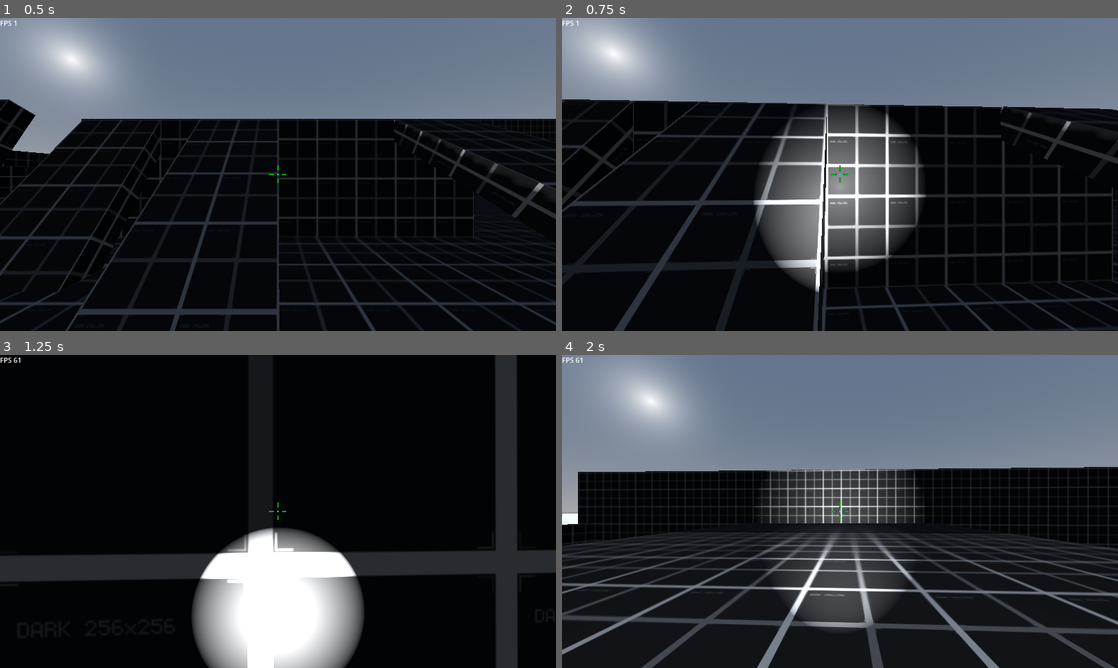
Above: before the commit, frames 1-4 (two rows, left to right).
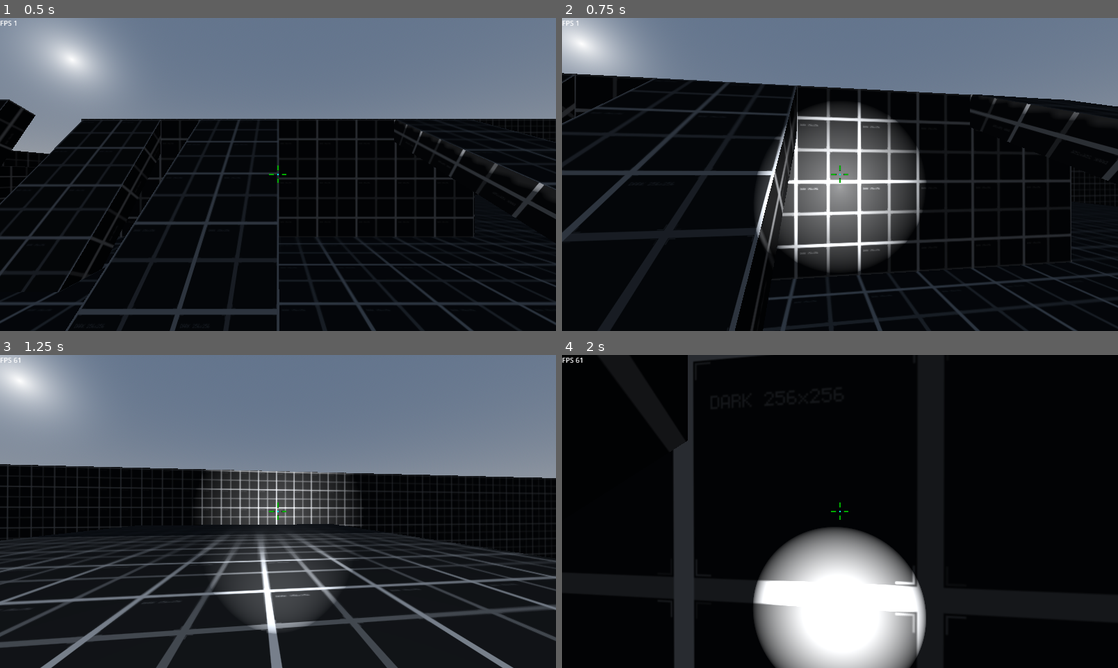
Above: after the commit, the same moments.

Repository: rbarongr/GodotFirstPersonController
Game: Godot game, scene res://Scenes/sandbox.tscn
Same seed, same stepped clock (60 frames per second), same inputs: the game is played once before the commit and once after it.
Inputs (mouse positions are in pixels of both pictures, inside the frame that each line leads up to):
- Up to frame 1 (0.5 s): no input
- Up to frame 2 (0.75 s): tap Enter at 0.5 s; move the mouse to (867, 174) at 0.52 s; hold W (move_forward) from 0.53 s (still down); tap F (flashlight_toggle) at 0.6 s
- Up to frame 3 (1.25 s): keep holding W (move_forward); tap Space (jump_default) at 0.77 s
- Up to frame 4 (2 s): keep holding W (move_forward); move the mouse to (812, 511) at 1.27 s; tap Mouse wheel down (mouse_wheel_down) at 1.35 s; tap Space (jump_default) at 1.52 s

Frame 1 is identical in both runs. In frame 2, 26% of the frame differs, in the area x 0-100%, y 0-100%; in frame 3, 65%; in frame 4, 65%.

Commit message:
fixing camera movement to not change with framerate

Diff:
--- a/Player/CameraFPC.gd
+++ b/Player/CameraFPC.gd
@@ -1,6 +1,7 @@
 class_name CameraFPC extends Camera3D
 
 @export_range(0.1, 9.25, 0.05, "or_greater") var camera_sens: float = 4
+@export_range(.5, 10, .5) var mouse_sens: float = 4
 
 var look_dir: Vector2 # Input direction for look/aim
 
@@ -9,20 +10,27 @@
 	print("ready")
 	pass # Replace with function body.
 
+func _unhandled_input(event: InputEvent) -> void:
+	if event is InputEventMouseMotion:
+		look_dir = event.relative * 0.0001 * mouse_sens
+		_rotate_camera()
+
 func _input(event: InputEvent) -> void:
-	if event is InputEventMouseMotion: look_dir = event.relative * 0.01
+	pass
 
 func _physics_process(delta: float) -> void:
-	#if player.is_mouse_captured:
-	_rotate_camera(delta)
-
-func _rotate_camera(delta: float, sens_mod: float = 1.0) -> void:
-	look_dir += Input.get_vector("look_left","look_right","look_up","look_down")
-
-	rotation.y -= look_dir.x * camera_sens * sens_mod * delta
-	rotation.x = clamp(rotation.x - look_dir.y * camera_sens * sens_mod * delta, -1.5, 1.5)
-
-	look_dir = Vector2.ZERO
+	_handle_joypad_camera_rotation(delta)
 
 func _process(delta: float):
 	pass
+
+func _rotate_camera(sens_mod: float = 1.0) -> void:
+	rotation.y -= look_dir.x * camera_sens * sens_mod
+	rotation.x = clamp(rotation.x - look_dir.y * camera_sens * sens_mod, -1.5, 1.5)
+
+func _handle_joypad_camera_rotation(delta: float, sens_mod: float = 1.0) -> void:
+	var joypad_dir: Vector2 = Input.get_vector("look_left","look_right","look_up","look_down")
+	if joypad_dir.length() > 0:
+		look_dir += joypad_dir * delta
+		_rotate_camera(sens_mod)
+		look_dir = Vector2.ZERO
--- a/Player/StateMachine.gd
+++ b/Player/StateMachine.gd
@@ -43,6 +43,7 @@
 # Called every frame. 'delta' is the elapsed time since the previous frame.
 func _process(delta):
 	state.process(delta)
+	print(state)
 
 
 func set_state(state: State) -> void:
--- a/Player/player.gd
+++ b/Player/player.gd
@@ -49,13 +49,14 @@
 	if ladder_counter <= 0:
 		match state_machine.get_state_previous():
 			state_movement_land:
-				print("a")
+				print("a: back to land")
 				on_land_entered()
 			state_movement_water:
-				print("b")
-				on_water_entered()
+				print("b: back to water")
+				#on_water_entered()
+				state_machine.set_state(state_movement_water)
 			state_movement_ladder:
-				print("c")
+				print("c: still on ladder")
 			_:
 				print("wtf")
 
@@ -63,16 +64,28 @@
 func on_water_entered():
 	print("water entered")
 
-	var velocities = state_machine.get_velocities()
+	match state_machine.get_state():
+		state_movement_land, state_movement_water:
+			print("_____ a")
+			var velocities = state_machine.get_velocities()
 
-	state_machine.set_state(state_movement_water)
-	state_machine.set_velocities(velocities)
+			state_machine.set_state(state_movement_water)
+			state_machine.set_velocities(velocities)
+
+		state_movement_ladder:
+			print("_____ b")
+			state_machine.set_state_previous(state_movement_water)
 
 #func on_water_exited(water: Water):
 func on_water_exited():
 	print("water exited")
 
-	var velocities = state_machine.get_velocities()
+	match state_machine.get_state():
+		state_movement_water:
+			var velocities = state_machine.get_velocities()
 
-	state_machine.set_state(state_movement_land)
-	state_machine.set_velocities(velocities)
+			state_machine.set_state(state_movement_land)
+			state_machine.set_velocities(velocities)
+
+		state_movement_ladder:
+			state_machine.set_state_previous(state_movement_land)
--- a/Player/player.tscn
+++ b/Player/player.tscn
@@ -45,10 +45,10 @@
 transform = Transform3D(1, 0, 0, 0, 1, 0, 0, 0, 1, 0, 0.00145996, 0)
 current = true
 fov = 80.0
-script = ExtResource("2_df1r6")
+script = ExtResource("2_blots")
 
 [node name="PlayerFlashlight" type="SpotLight3D" parent="CShapeHead/CameraFPC"]
-transform = Transform3D(1, 0, 0, 0, 1, 0, 0, 0, 1, 0, -0.197474, 0)
+transform = Transform3D(1, 0, 0, 0, 1, 0, 0, 0, 1, -0.000940442, -0.197474, 0)
 light_energy = 100.0
 light_size = 0.5
 shadow_enabled = true
@@ -134,33 +134,20 @@
 [node name="FPSCounter" type="Label" parent="."]
 offset_right = 40.0
 offset_bottom = 23.0
-script = ExtResource("8_c4ll4")
+script = ExtResource("8_ysv6l")
 
 [node name="StateMachine" type="Node3D" parent="."]
-script = ExtResource("9_87ucj")
+script = ExtResource("9_r1b43")
 initial_state = NodePath("MovementLand")
 
 [node name="MovementLand" type="Node3D" parent="StateMachine"]
 unique_name_in_owner = true
-script = ExtResource("10_bwbap")
-speed_run = null
-speed_walk = null
-speed_crouched = null
-speed_crouching = null
-player_height_default = null
-player_height_crouching = null
-acceleration = null
-allow_movement_while_jump = null
-jump_height_default = null
-jump_height_high = null
-jump_height_crouched = null
-jump_height_stairs = null
-jump_hold_allowed = null
+script = ExtResource("10_2m1ej")
 
 [node name="MovementWater" type="Node3D" parent="StateMachine"]
 unique_name_in_owner = true
-script = ExtResource("11_di6cg")
+script = ExtResource("11_hvv8t")
 
 [node name="MovementLadder" type="Node3D" parent="StateMachine"]
 unique_name_in_owner = true
-script = ExtResource("12_0xkq2")
+script = ExtResource("12_ys0sv")
--- a/Scenes/sandbox.tscn
+++ b/Scenes/sandbox.tscn
@@ -316,17 +316,20 @@
 size = Vector3(60.1655, 22.1391, 0.5)
 material = SubResource("StandardMaterial3D_p85vg")
 
-[node name="Ladder" parent="Platform" instance=ExtResource("3_5eug5")]
+[node name="Ladder" parent="Platform" instance=ExtResource("3_qd43v")]
 transform = Transform3D(1, 0, 0, 0, 1, 0, 0, 0, 1, 13.7232, 0, 18)
 
-[node name="Ladder4" parent="Platform" instance=ExtResource("3_5eug5")]
+[node name="Ladder4" parent="Platform" instance=ExtResource("3_qd43v")]
 transform = Transform3D(1, 0, 0, 0, 1, 0, 0, 0, 1, 13.7232, 28.3024, 18)
 
-[node name="WaterSurface" parent="Platform" instance=ExtResource("4_ivqvu")]
+[node name="WaterSurface" parent="Platform" instance=ExtResource("4_ggy25")]
 transform = Transform3D(1, 0, 0, 0, 1, 0, 0, 0, 1, 25, -1.00242, 0)
 
-[node name="Ladder2" parent="Platform" instance=ExtResource("3_5eug5")]
+[node name="Ladder2" parent="Platform" instance=ExtResource("3_qd43v")]
 transform = Transform3D(1, 0, 0, 0, 1, 0, 0, 0, 1, 40.8586, -21.3388, -10.984)
 
-[node name="Ladder3" parent="Platform" instance=ExtResource("3_5eug5")]
+[node name="Ladder5" parent="Platform" instance=ExtResource("3_qd43v")]
+transform = Transform3D(1, 0, 0, 0, 1, 0, 0, 0, 1, 15.6495, -21.3388, 7.69965)
+
+[node name="Ladder3" parent="Platform" instance=ExtResource("3_qd43v")]
 transform = Transform3D(1, 0, 0, 0, 1, 0, 0, 0, 1, 15.4787, -25.9497, -0.451653)
Not shown: 5 places in Player/player.tscn that only renumber resources
Not shown: 1 places in Scenes/ladder.tscn that only renumber resources
Not shown: 3 places in Scenes/sandbox.tscn that only renumber resources
Not shown: 1 places in Scenes/water_surface.tscn that only renumber resources
